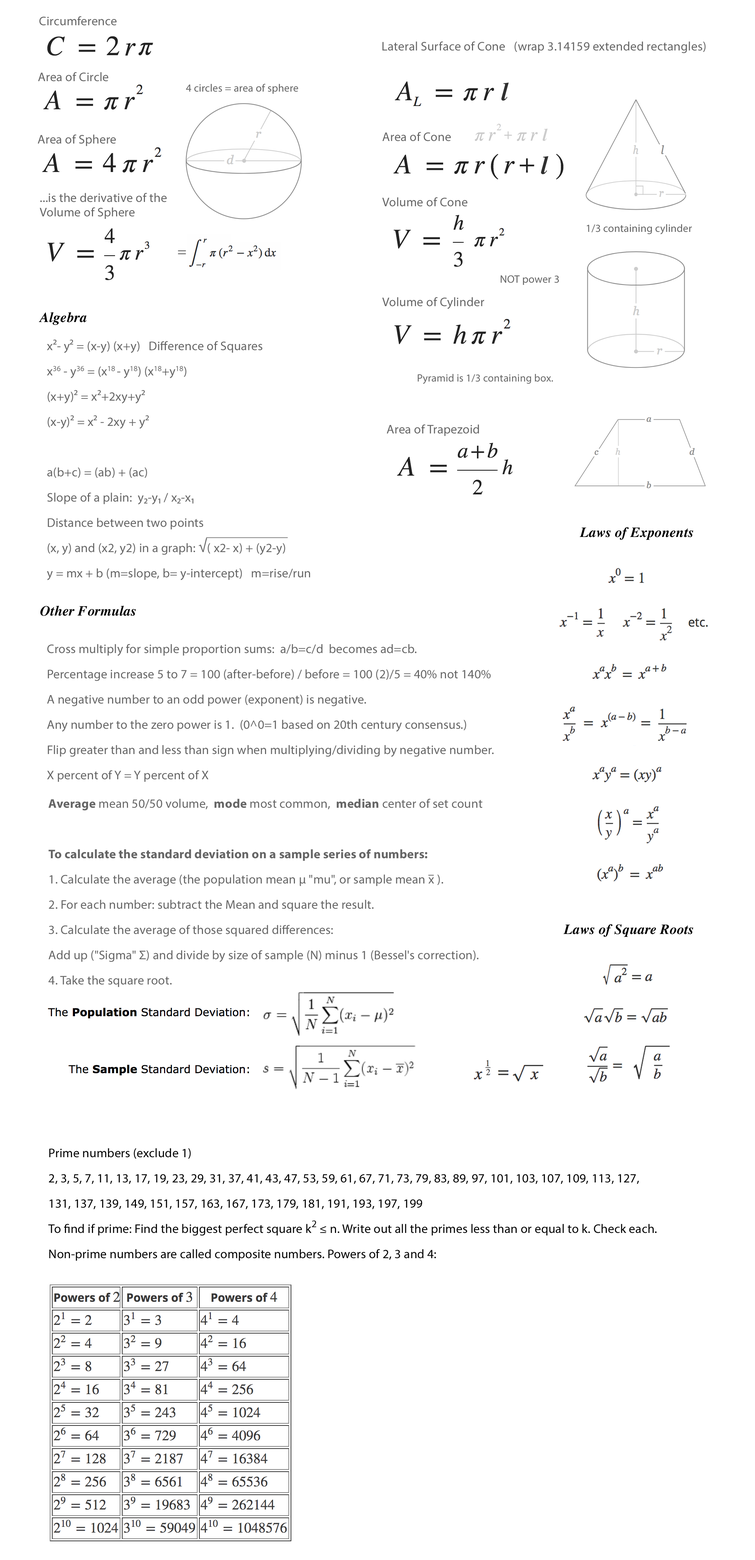
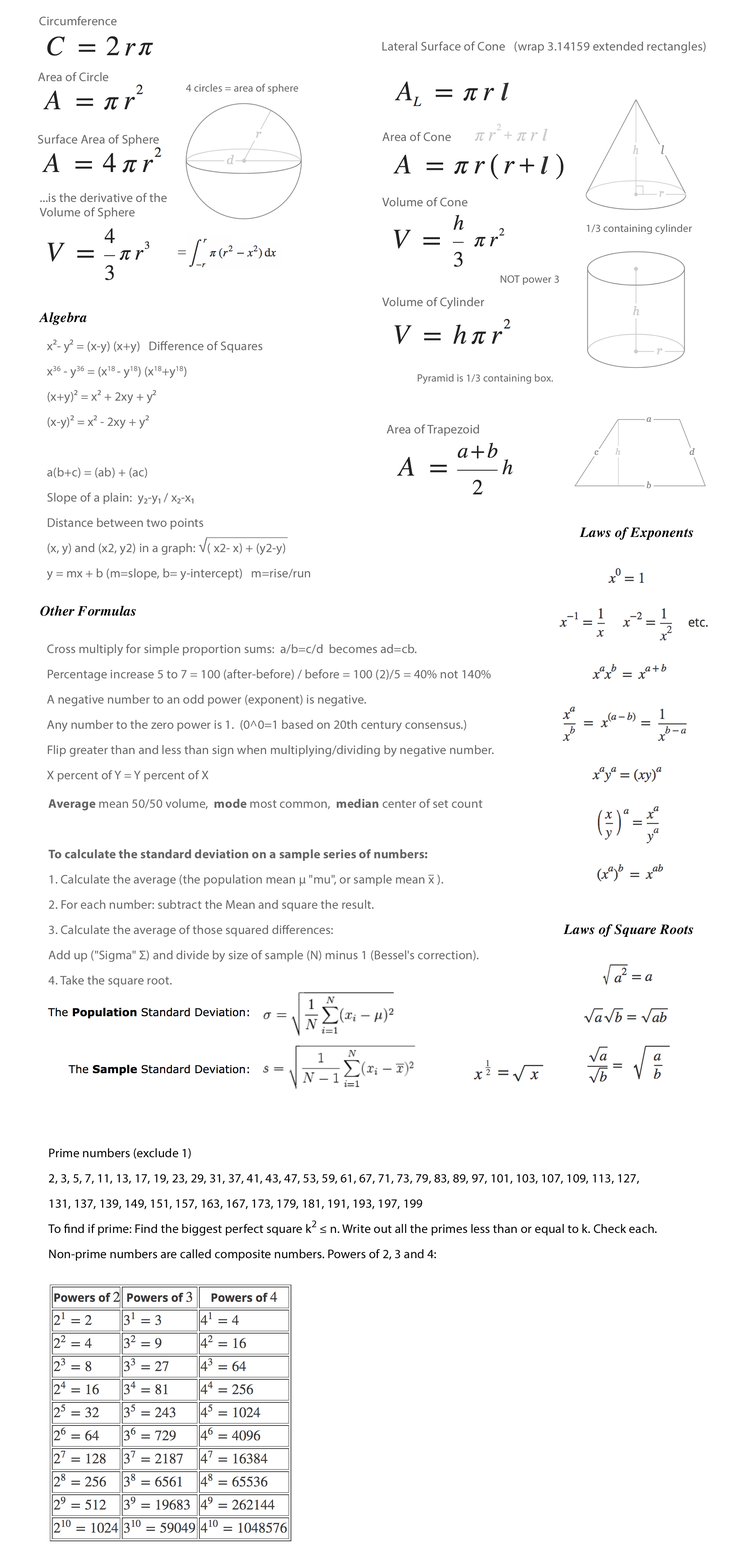
Before/after of a 755x1560 layered artwork. What changed in the layer stack:
renamed "Area of Sphere" to "Surface Area of Sphere", painted on it over [37, 134, 160, 147]
painted on "x²- y² = (x-y) (x+y) Difference of Squares x36 - y36 = (x18 -" over [47, 341, 491, 731]
